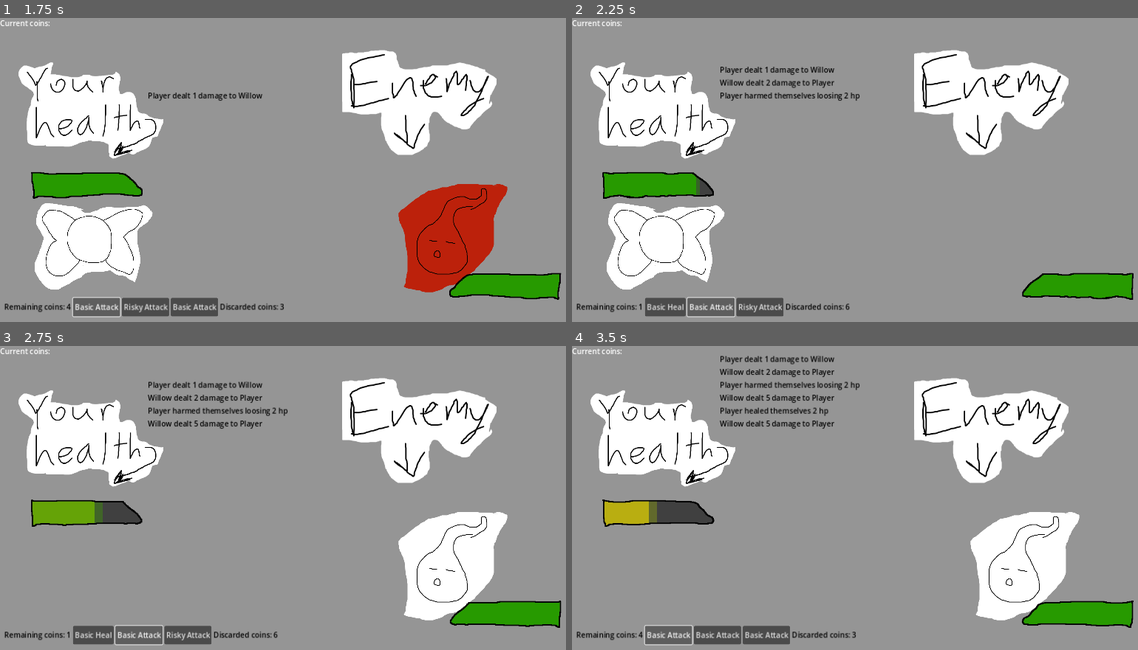
Above: before the commit, frames 1-4 (two rows, left to right).
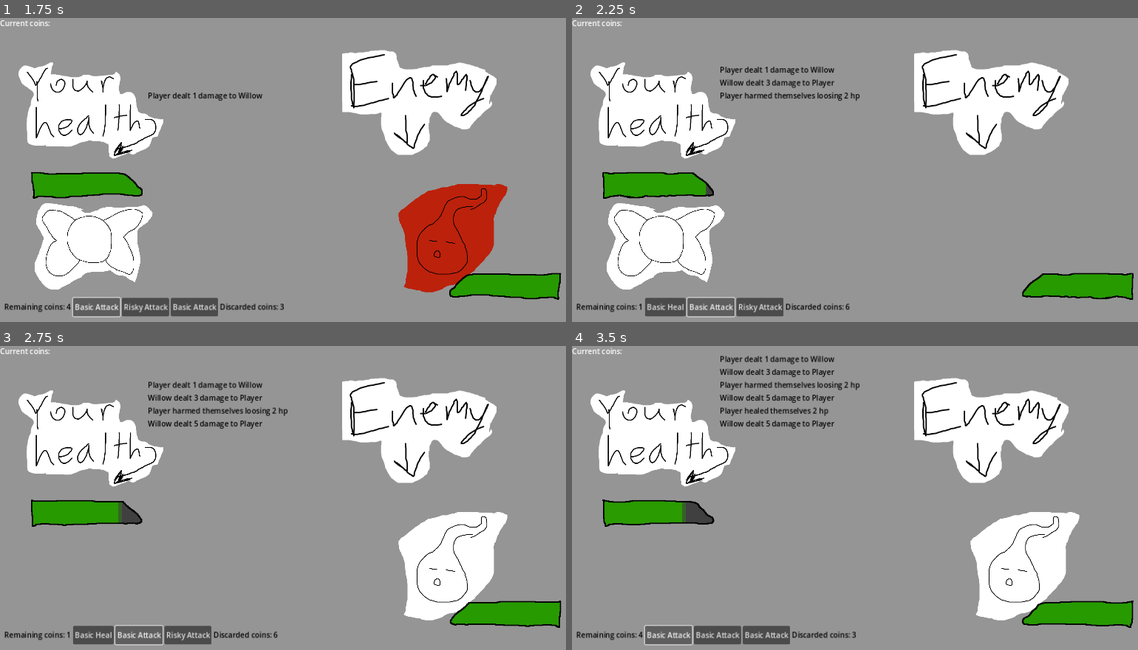
Above: after the commit, the same moments.

Repository: bonsaipropaganda/mini-jam-139
Game: Godot game, scene res://scenes/UI/main_menu.tscn
Two runs of this game, one before a commit and one after it. Both use one fixed random seed, a clock stepped at 60 frames per second and the inputs below. Sound files missing from this copy of the repository are replaced by a short silence.
Inputs (mouse positions are in pixels of both pictures, inside the frame that each line leads up to):
- Up to frame 1 (1.75 s): click (294, 185) at 0.5 s; click "Basic Attack" at 1.25 s
- Up to frame 2 (2.25 s): click "Risky Attack" at 2 s
- Up to frame 3 (2.75 s): no input
- Up to frame 4 (3.5 s): click "Basic Heal" at 2.75 s

Frame 1 is identical in both runs. In frame 2, less than 0.1% of the frame differs, in the area x 21-35%, y 20-59%; in frame 3, 1.1%, in the area x 5-35%, y 16-59%; in frame 4, 1.0%.

Commit message:
fixed i think

Diff:
--- a/scenes/UI/map/map.tscn
+++ b/scenes/UI/map/map.tscn
@@ -1,55 +1,58 @@
-[gd_scene load_steps=18 format=3 uid="uid://8joir45it7pu"]
+[gd_scene load_steps=21 format=3 uid="uid://8joir45it7pu"]
 
 [ext_resource type="Script" path="res://code/UI/map/map.gd" id="1_mxbdd"]
 [ext_resource type="Texture2D" uid="uid://buho10l4dd32k" path="res://art/Map.png" id="2_cyvnd"]
 [ext_resource type="Script" path="res://code/UI/map/map_node.gd" id="3_k0n23"]
 [ext_resource type="PackedScene" uid="uid://cqmtn0q37ttcv" path="res://scenes/enemies/Willo.tscn" id="4_1gk8b"]
+[ext_resource type="PackedScene" uid="uid://cbu01ksbwv3hu" path="res://scenes/enemies/gnome.tscn" id="5_0uqwg"]
 [ext_resource type="Script" path="res://code/UI/map/combat_encounter.gd" id="5_ro7sn"]
-[ext_resource type="Script" path="res://code/UI/map/random_encounter.gd" id="6_kqypk"]
+[ext_resource type="PackedScene" uid="uid://du3pvhmvnlf6a" path="res://scenes/enemies/hunter.tscn" id="6_jpyso"]
+[ext_resource type="PackedScene" uid="uid://bwfhs8dptfdq5" path="res://scenes/enemies/Chest.tscn" id="8_ebmm0"]
+[ext_resource type="PackedScene" uid="uid://dpi0wg1olwydk" path="res://scenes/enemies/Goblin.tscn" id="9_tk4ys"]
 
 [sub_resource type="Resource" id="Resource_6ew0m"]
 script = ExtResource("5_ro7sn")
-possible_enemies = Array[PackedScene]([ExtResource("4_1gk8b")])
+possible_enemies = Array[PackedScene]([ExtResource("4_1gk8b"), ExtResource("9_tk4ys"), ExtResource("4_1gk8b")])
 
-[sub_resource type="Resource" id="Resource_t61un"]
+[sub_resource type="Resource" id="Resource_yyk4o"]
 script = ExtResource("5_ro7sn")
-possible_enemies = Array[PackedScene]([ExtResource("4_1gk8b")])
+possible_enemies = Array[PackedScene]([ExtResource("8_ebmm0"), ExtResource("5_0uqwg"), ExtResource("9_tk4ys"), ExtResource("4_1gk8b")])
 
-[sub_resource type="Resource" id="Resource_y4mmi"]
-script = ExtResource("6_kqypk")
-possible_encounters = Array[Resource("res://code/UI/map/encounter.gd")]([SubResource("Resource_t61un")])
+[sub_resource type="Resource" id="Resource_ydwo5"]
+script = ExtResource("5_ro7sn")
+possible_enemies = Array[PackedScene]([ExtResource("8_ebmm0")])
 
-[sub_resource type="Resource" id="Resource_5cdyp"]
+[sub_resource type="Resource" id="Resource_8nopt"]
 script = ExtResource("5_ro7sn")
-possible_enemies = Array[PackedScene]([ExtResource("4_1gk8b")])
+possible_enemies = Array[PackedScene]([ExtResource("8_ebmm0")])
 
-[sub_resource type="Resource" id="Resource_ir2hx"]
-script = ExtResource("6_kqypk")
-possible_encounters = Array[Resource("res://code/UI/map/encounter.gd")]([SubResource("Resource_5cdyp")])
+[sub_resource type="Resource" id="Resource_6ce1f"]
+script = ExtResource("5_ro7sn")
+possible_enemies = Array[PackedScene]([ExtResource("8_ebmm0"), ExtResource("5_0uqwg"), ExtResource("9_tk4ys"), ExtResource("4_1gk8b")])
 
-[sub_resource type="Resource" id="Resource_k4box"]
+[sub_resource type="Resource" id="Resource_hsi63"]
 script = ExtResource("5_ro7sn")
-possible_enemies = Array[PackedScene]([ExtResource("4_1gk8b")])
-
-[sub_resource type="Resource" id="Resource_5ix7r"]
-script = ExtResource("6_kqypk")
-possible_encounters = Array[Resource("res://code/UI/map/encounter.gd")]([SubResource("Resource_k4box")])
+possible_enemies = Array[PackedScene]([ExtResource("8_ebmm0"), ExtResource("5_0uqwg"), ExtResource("9_tk4ys"), ExtResource("4_1gk8b")])
 
 [sub_resource type="Resource" id="Resource_2kwg0"]
 script = ExtResource("5_ro7sn")
-possible_enemies = Array[PackedScene]([ExtResource("4_1gk8b")])
+possible_enemies = Array[PackedScene]([ExtResource("5_0uqwg"), ExtResource("4_1gk8b"), ExtResource("5_0uqwg")])
 
-[sub_resource type="Resource" id="Resource_xp0md"]
+[sub_resource type="Resource" id="Resource_jlkia"]
 script = ExtResource("5_ro7sn")
-possible_enemies = Array[PackedScene]([ExtResource("4_1gk8b")])
-
-[sub_resource type="Resource" id="Resource_y1jn8"]
-script = ExtResource("6_kqypk")
-possible_encounters = Array[Resource("res://code/UI/map/encounter.gd")]([SubResource("Resource_xp0md")])
+possible_enemies = Array[PackedScene]([ExtResource("5_0uqwg"), ExtResource("9_tk4ys"), ExtResource("4_1gk8b"), ExtResource("8_ebmm0")])
 
 [sub_resource type="Resource" id="Resource_xpwwg"]
 script = ExtResource("5_ro7sn")
-possible_enemies = Array[PackedScene]([ExtResource("4_1gk8b")])
+possible_enemies = Array[PackedScene]([ExtResource("4_1gk8b"), ExtResource("9_tk4ys"), ExtResource("9_tk4ys"), ExtResource("5_0uqwg")])
+
+[sub_resource type="Resource" id="Resource_8wj64"]
+script = ExtResource("5_ro7sn")
+possible_enemies = Array[PackedScene]([ExtResource("8_ebmm0")])
+
+[sub_resource type="Resource" id="Resource_2igkf"]
+script = ExtResource("5_ro7sn")
+possible_enemies = Array[PackedScene]([ExtResource("6_jpyso")])
 
 [node name="Map" type="Control" node_paths=PackedStringArray("starting_nodes")]
 layout_mode = 3
@@ -97,7 +100,7 @@
 offset_bottom = 467.0
 script = ExtResource("3_k0n23")
 next_nodes = [NodePath("../ChestLeft")]
-encounter = SubResource("Resource_y4mmi")
+encounter = SubResource("Resource_yyk4o")
 
 [node name="ChestLeft" type="Button" parent="MapNodes" node_paths=PackedStringArray("next_nodes")]
 layout_mode = 0
@@ -107,6 +110,7 @@
 offset_bottom = 318.0
 script = ExtResource("3_k0n23")
 next_nodes = [NodePath("../Boss")]
+encounter = SubResource("Resource_ydwo5")
 
 [node name="ChestMiddle" type="Button" parent="MapNodes" node_paths=PackedStringArray("next_nodes")]
 layout_mode = 0
@@ -116,6 +120,7 @@
 offset_bottom = 528.0
 script = ExtResource("3_k0n23")
 next_nodes = [NodePath("../QuestionMiddle1")]
+encounter = SubResource("Resource_8nopt")
 
 [node name="QuestionMiddle1" type="Button" parent="MapNodes" node_paths=PackedStringArray("next_nodes")]
 layout_mode = 0
@@ -125,7 +130,7 @@
 offset_bottom = 419.0
 script = ExtResource("3_k0n23")
 next_nodes = [NodePath("../QuestionMiddle2")]
-encounter = SubResource("Resource_ir2hx")
+encounter = SubResource("Resource_6ce1f")
 
 [node name="QuestionMiddle2" type="Button" parent="MapNodes" node_paths=PackedStringArray("next_nodes")]
 layout_mode = 0
@@ -135,7 +140,7 @@
 offset_bottom = 303.0
 script = ExtResource("3_k0n23")
 next_nodes = [NodePath("../Boss")]
-encounter = SubResource("Resource_5ix7r")
+encounter = SubResource("Resource_hsi63")
 
 [node name="EncounterRight1" type="Button" parent="MapNodes" node_paths=PackedStringArray("next_nodes")]
 layout_mode = 0
@@ -155,7 +160,7 @@
 offset_bottom = 376.0
 script = ExtResource("3_k0n23")
 next_nodes = [NodePath("../EncounterRight2"), NodePath("../QuestionMiddle2")]
-encounter = SubResource("Resource_y1jn8")
+encounter = SubResource("Resource_jlkia")
 
 [node name="EncounterRight2" type="Button" parent="MapNodes" node_paths=PackedStringArray("next_nodes")]
 layout_mode = 0
@@ -175,6 +180,7 @@
 offset_bottom = 211.0
 script = ExtResource("3_k0n23")
 next_nodes = [NodePath("../Boss")]
+encounter = SubResource("Resource_8wj64")
 
 [node name="Boss" type="Button" parent="MapNodes"]
 layout_mode = 0
@@ -183,3 +189,4 @@
 offset_right = 611.0
 offset_bottom = 121.0
 script = ExtResource("3_k0n23")
+encounter = SubResource("Resource_2igkf")
--- /dev/null
+++ b/scenes/enemies/Chest.tscn
@@ -0,0 +1,27 @@
+[gd_scene load_steps=7 format=3 uid="uid://bwfhs8dptfdq5"]
+
+[ext_resource type="Texture2D" uid="uid://c8x0dei7vlw2d" path="res://art/Enemies/Chest.png" id="1_1jhp3"]
+[ext_resource type="Script" path="res://code/enemies/enemy.gd" id="2_dt3hp"]
+[ext_resource type="Script" path="res://code/combat/actions/self_hurt.gd" id="3_7bnlu"]
+[ext_resource type="PackedScene" uid="uid://t0c7cg537fse" path="res://scenes/health_component.tscn" id="5_4cegs"]
+[ext_resource type="PackedScene" uid="uid://i3fwwekparef" path="res://scenes/entity_animator.tscn" id="6_hjx4h"]
+
+[sub_resource type="Resource" id="Resource_jxnc5"]
+script = ExtResource("3_7bnlu")
+amount = 2
+
+[node name="Chest" type="Sprite2D"]
+scale = Vector2(0.5, 0.5)
+texture = ExtResource("1_1jhp3")
+script = ExtResource("2_dt3hp")
+possible_actions = Array[Resource("res://code/combat/actions/action.gd")]([SubResource("Resource_jxnc5")])
+weights = Array[float]([1000.0])
+
+[node name="HealthComponent" parent="." instance=ExtResource("5_4cegs")]
+starting_health = 1
+max_health = 1
+
+[node name="EntityAnimator" parent="." instance=ExtResource("6_hjx4h")]
+
+[connection signal="die" from="HealthComponent" to="." method="_on_health_component_die"]
+[connection signal="take_damage" from="HealthComponent" to="." method="_on_health_component_take_damage"]
--- /dev/null
+++ b/scenes/enemies/Goblin.tscn
@@ -0,0 +1,32 @@
+[gd_scene load_steps=9 format=3 uid="uid://dpi0wg1olwydk"]
+
+[ext_resource type="Texture2D" uid="uid://vn0gnqeh7onh" path="res://art/Enemies/GoblinV2.png" id="1_yl108"]
+[ext_resource type="Script" path="res://code/enemies/enemy.gd" id="2_aduaa"]
+[ext_resource type="Script" path="res://code/combat/actions/deal_damage.gd" id="3_eidbr"]
+[ext_resource type="Script" path="res://code/combat/actions/StrongAction.gd" id="4_fo5ea"]
+[ext_resource type="PackedScene" uid="uid://t0c7cg537fse" path="res://scenes/health_component.tscn" id="5_f7t5y"]
+[ext_resource type="PackedScene" uid="uid://i3fwwekparef" path="res://scenes/entity_animator.tscn" id="6_jrpwy"]
+
+[sub_resource type="Resource" id="Resource_n6mry"]
+script = ExtResource("3_eidbr")
+amount = 3
+
+[sub_resource type="Resource" id="Resource_xacd6"]
+script = ExtResource("4_fo5ea")
+amount = 5
+
+[node name="Goblin" type="Sprite2D"]
+scale = Vector2(0.5, 0.5)
+texture = ExtResource("1_yl108")
+script = ExtResource("2_aduaa")
+possible_actions = Array[Resource("res://code/combat/actions/action.gd")]([SubResource("Resource_n6mry"), SubResource("Resource_xacd6")])
+weights = Array[float]([5.0, 1.0])
+
+[node name="HealthComponent" parent="." instance=ExtResource("5_f7t5y")]
+starting_health = 10
+max_health = 10
+
+[node name="EntityAnimator" parent="." instance=ExtResource("6_jrpwy")]
+
+[connection signal="die" from="HealthComponent" to="." method="_on_health_component_die"]
+[connection signal="take_damage" from="HealthComponent" to="." method="_on_health_component_take_damage"]
--- a/scenes/enemies/Willo.tscn
+++ b/scenes/enemies/Willo.tscn
@@ -1,17 +1,15 @@
-[gd_scene load_steps=8 format=3 uid="uid://cqmtn0q37ttcv"]
+[gd_scene load_steps=9 format=3 uid="uid://cqmtn0q37ttcv"]
 
 [ext_resource type="Script" path="res://code/enemies/enemy.gd" id="1_gdvk1"]
 [ext_resource type="Texture2D" uid="uid://b6tdgmy4ofyoc" path="res://art/Enemies/Willo.png" id="1_tpj7i"]
 [ext_resource type="Script" path="res://code/combat/actions/deal_damage.gd" id="2_go60f"]
 [ext_resource type="PackedScene" uid="uid://t0c7cg537fse" path="res://scenes/health_component.tscn" id="2_u8w1j"]
+[ext_resource type="Script" path="res://code/combat/actions/StrongAction.gd" id="4_gkd5o"]
 [ext_resource type="PackedScene" uid="uid://i3fwwekparef" path="res://scenes/entity_animator.tscn" id="5_v6e67"]
-[ext_resource type="Script" path="res://code/combat/actions/StrongAction.gd" id="4_gkd5o"]
-
 
 [sub_resource type="Resource" id="Resource_n6mry"]
 script = ExtResource("2_go60f")
-amount = 2
-attack_bonus = null
+amount = 3
 
 [sub_resource type="Resource" id="Resource_xacd6"]
 script = ExtResource("4_gkd5o")
--- a/scenes/enemies/gnome.tscn
+++ b/scenes/enemies/gnome.tscn
@@ -6,6 +6,7 @@
 [ext_resource type="Script" path="res://code/combat/actions/self_hurt.gd" id="4_56r4j"]
 [ext_resource type="PackedScene" uid="uid://t0c7cg537fse" path="res://scenes/health_component.tscn" id="5_7i0wl"]
 [ext_resource type="Script" path="res://code/combat/actions/heal.gd" id="5_n171i"]
+[ext_resource type="PackedScene" uid="uid://i3fwwekparef" path="res://scenes/entity_animator.tscn" id="7_4gk4x"]
 
 [sub_resource type="Resource" id="Resource_5c42b"]
 script = ExtResource("3_y4n8h")
@@ -28,3 +29,8 @@
 weights = Array[float]([10.0, 5.0, 3.0])
 
 [node name="HealthComponent" parent="." instance=ExtResource("5_7i0wl")]
+
+[node name="EntityAnimator" parent="." instance=ExtResource("7_4gk4x")]
+
+[connection signal="die" from="HealthComponent" to="." method="_on_health_component_die"]
+[connection signal="take_damage" from="HealthComponent" to="." method="_on_health_component_take_damage"]
--- a/scenes/enemies/hunter.tscn
+++ b/scenes/enemies/hunter.tscn
@@ -7,6 +7,7 @@
 [ext_resource type="Script" path="res://code/combat/actions/StrongAction.gd" id="5_r0qr1"]
 [ext_resource type="Script" path="res://code/combat/actions/Stare.gd" id="6_60on1"]
 [ext_resource type="PackedScene" uid="uid://t0c7cg537fse" path="res://scenes/health_component.tscn" id="6_jgn48"]
+[ext_resource type="PackedScene" uid="uid://i3fwwekparef" path="res://scenes/entity_animator.tscn" id="8_bhl78"]
 
 [sub_resource type="Resource" id="Resource_ewlx1"]
 script = ExtResource("3_kabjn")
@@ -15,7 +16,7 @@
 
 [sub_resource type="Resource" id="Resource_awn6p"]
 script = ExtResource("4_0ay7g")
-amount = 2
+amount = 3
 
 [sub_resource type="Resource" id="Resource_tf6ba"]
 script = ExtResource("5_r0qr1")
@@ -33,3 +34,8 @@
 [node name="HealthComponent" parent="." instance=ExtResource("6_jgn48")]
 starting_health = 25
 max_health = 25
+
+[node name="EntityAnimator" parent="." instance=ExtResource("8_bhl78")]
+
+[connection signal="die" from="HealthComponent" to="." method="_on_health_component_die"]
+[connection signal="take_damage" from="HealthComponent" to="." method="_on_health_component_take_damage"]
--- /dev/null
+++ b/scenes/gameover.gd
@@ -0,0 +1,8 @@
+extends Sprite2D
+
+
+
+
+
+func _on_timer_timeout():
+	get_tree().change_scene_to_file("res://scenes/UI/main_menu.tscn")
--- /dev/null
+++ b/scenes/gameover.tscn
@@ -0,0 +1,16 @@
+[gd_scene load_steps=3 format=3 uid="uid://beqxekp5jnxia"]
+
+[ext_resource type="Texture2D" uid="uid://c8m2lp8q5jj2t" path="res://art/GameOver.png" id="1_55w10"]
+[ext_resource type="Script" path="res://scenes/gameover.gd" id="2_2c6re"]
+
+[node name="Gameover" type="Sprite2D"]
+position = Vector2(645.25, 361.5)
+scale = Vector2(0.727714, 0.660877)
+texture = ExtResource("1_55w10")
+script = ExtResource("2_2c6re")
+
+[node name="Timer" type="Timer" parent="."]
+one_shot = true
+autostart = true
+
+[connection signal="timeout" from="Timer" to="." method="_on_timer_timeout"]
--- a/scenes/player.tscn
+++ b/scenes/player.tscn
@@ -19,6 +19,8 @@
 [node name="CollisionShape2D" type="CollisionShape2D" parent="."]
 
 [node name="HealthComponent" parent="." instance=ExtResource("2_uy2vp")]
+starting_health = 40
+max_health = 40
 
 [node name="DeckComponent" parent="." node_paths=PackedStringArray("deck_owner") instance=ExtResource("3_2ov1j")]
 coins = Array[Resource("res://code/coin.gd")]([ExtResource("5_r0pke"), ExtResource("5_r0pke"), ExtResource("5_r0pke"), ExtResource("5_r0pke"), ExtResource("5_r0pke"), ExtResource("5_r0pke"), ExtResource("6_hi8ib"), ExtResource("6_hi8ib"), ExtResource("6_hi8ib"), ExtResource("7_r8ms5")])
@@ -26,6 +28,7 @@
 
 [node name="EntityAnimator" parent="." instance=ExtResource("8_xhtn5")]
 
+[connection signal="player_died" from="." to="." method="_on_player_died"]
 [connection signal="die" from="HealthComponent" to="." method="_on_health_component_die"]
 [connection signal="take_damage" from="HealthComponent" to="." method="_on_health_component_take_damage"]
 [connection signal="dealt" from="DeckComponent" to="." method="_on_deck_component_dealt"]
Binary file added: art/Enemies/Chest.png
Not shown, added: art/Enemies/Chest.png.import
Binary file added: art/Enemies/GoblinV2.png
Not shown, added: art/Enemies/GoblinV2.png.import
Binary file added: art/GameOver.png
Not shown, added: art/GameOver.png.import
Not shown: 1 places in scenes/enemies/gnome.tscn that only renumber resources
Not shown: 1 places in scenes/enemies/hunter.tscn that only renumber resources
Not shown: 1 places in scenes/player.tscn that only renumber resources
